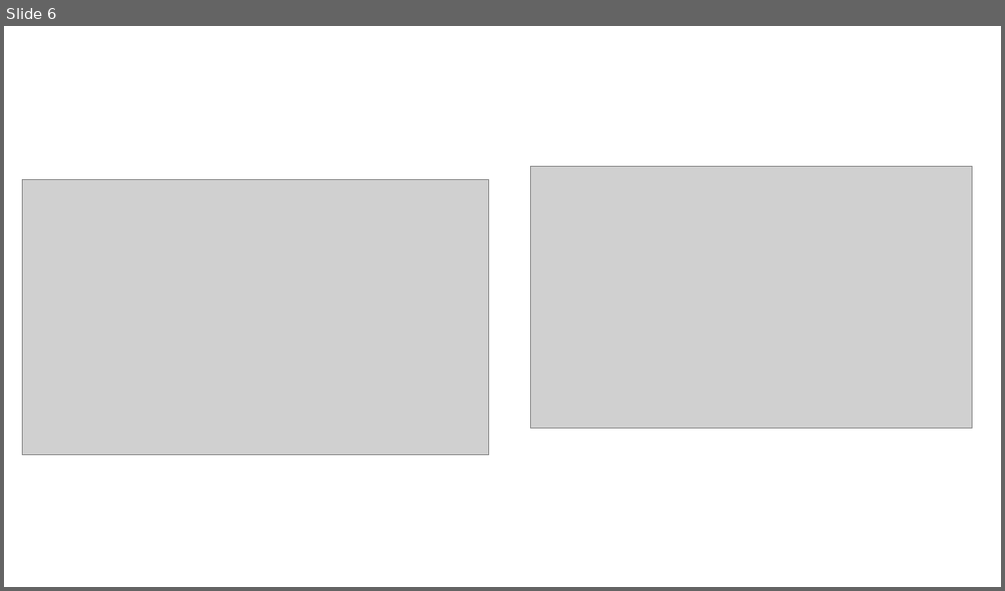
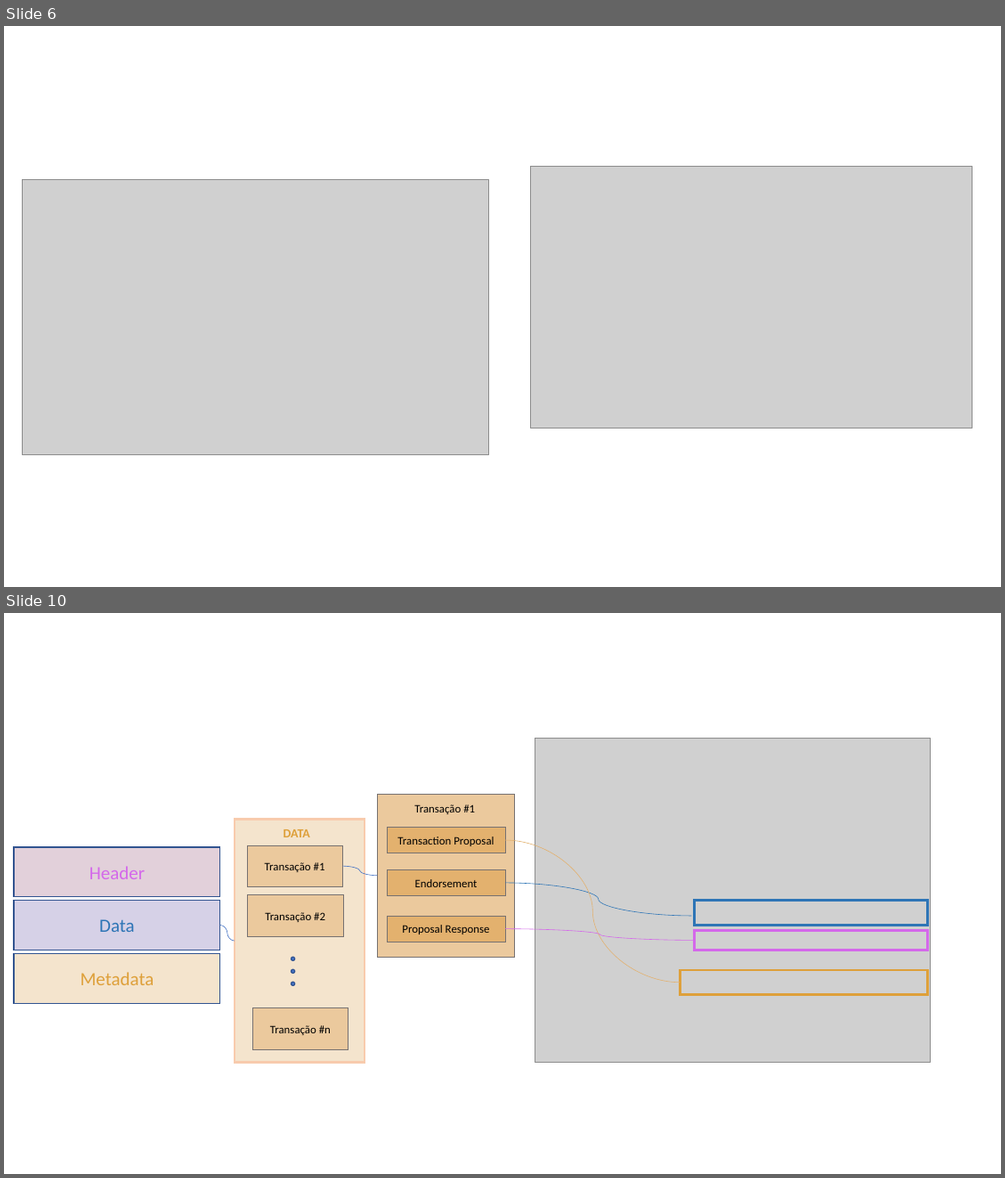
Before and after one commit to giumuniz/myApps, a slide deck: Docs/Figuras.pptx. Shown one above the other, each under a label of ours: slide 6 before the commit, slides 6 and 10 after it; the slides between them are not shown. The pictures are 1005x591 and 1005x1178 pixels, drawn with LibreOffice and Linux fonts; fonts in the diff are those of the drawing; grey boxes stand for pictures. Boxes give left, top, right and bottom in pixels: in the first picture for what was removed or moved away, otherwise in the second. Text is boxed around its words. In the diff, an @@ line names an element or a change of style, - is before the commit and + after.

```diff
--- a/Docs/Figuras.pptx
+++ b/Docs/Figuras.pptx
@@ slide 10 added at [4, 613, 1001, 1174], background #FFFFFF @@
@@ picture added at [535, 738, 930, 1062] @@
@@ rectangle added at [377, 794, 515, 957], fill #EBC99D, outline #767171 0.5 pt @@
@@ rectangle added at [235, 819, 364, 1062], fill #F4E4CD, outline #F8CBAD 2.25 pt @@
@@ text added at [414, 804, 475, 814], 11 pt, text #000000 @@
+Transação #1
@@ rectangle added at [14, 847, 220, 896], fill #E2D0DA, outline #325491 1 pt, 18 pt, text #D468EA @@
+Header
@@ rectangle added at [247, 845, 343, 887], fill #EBC99D, outline #767171 0.5 pt, 11 pt, text #000000 @@
+Transação #1
@@ text added at [283, 829, 310, 837], 12 pt, text #DEA03A, bold @@
+DATA
@@ rectangle added at [387, 827, 505, 853], fill #E3B16E, outline #767171 0.5 pt, 11 pt, text #000000 @@
+Transaction Proposal
@@ curved line added from (505, 840) to (680, 982), #E3B16E 0.5 pt @@
@@ curved line added from (343, 866) to (377, 876), #4472C4 0.5 pt @@
@@ rectangle added at [387, 869, 505, 896], fill #E3B16E, outline #767171 0.5 pt, 11 pt, text #000000 @@
+Endorsement
@@ rectangle added at [14, 900, 220, 949], fill #D6D1E7, outline #325491 1 pt, 18 pt, text #2E75B6 @@
+Data
@@ rectangle added at [248, 895, 343, 936], fill #EBC99D, outline #767171 0.5 pt, 11 pt, text #000000 @@
+Transação #2
@@ curved line added from (505, 883) to (691, 916), #2E75B6 0.5 pt @@
@@ rectangle added at [695, 900, 928, 925], outline #2E75B6 2.25 pt @@
@@ curved line added from (220, 925) to (235, 941), #4472C4 0.5 pt @@
@@ rectangle added at [387, 916, 505, 942], fill #E3B16E, outline #767171 0.5 pt, 11 pt, text #000000 @@
+Proposal Response
@@ curved line added from (505, 929) to (695, 940), #D468EA 0.5 pt @@
@@ rectangle added at [695, 930, 928, 949], outline #D468EA 2.25 pt @@
@@ rectangle added at [14, 954, 220, 1004], fill #F4E4CD, outline #325491 1 pt, 18 pt, text #DEA03A @@
+Metadata
@@ ellipse added at [291, 957, 295, 961], fill #4472C4, outline #325491 1 pt @@
@@ ellipse added at [291, 969, 295, 973], fill #4472C4, outline #325491 1 pt @@
@@ ellipse added at [291, 981, 295, 985], fill #4472C4, outline #325491 1 pt @@
@@ rectangle added at [680, 970, 928, 995], outline #DEA03A 2.25 pt @@
@@ rectangle added at [253, 1008, 348, 1049], fill #EBC99D, outline #767171 0.5 pt, 11 pt, text #000000 @@
+Transação #n
```
Also in this commit, not shown: 5 other slides added, 4 other files.
